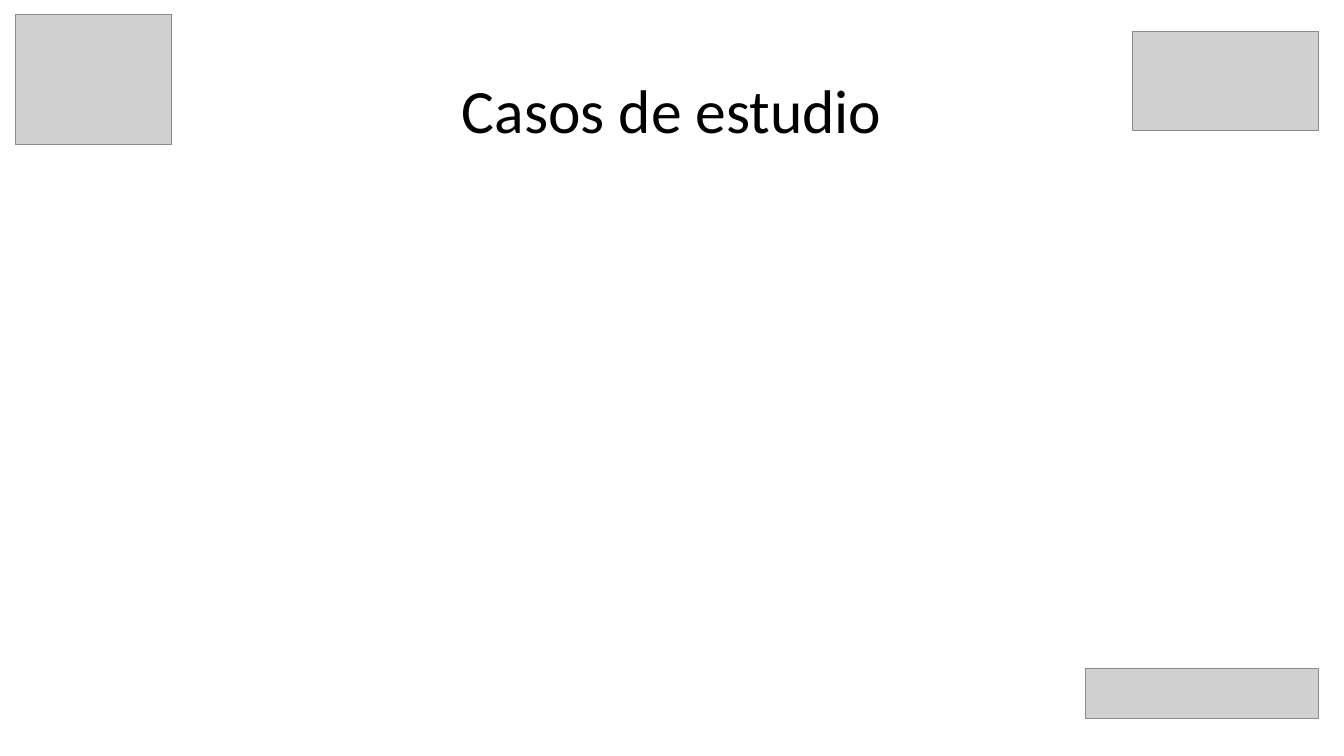
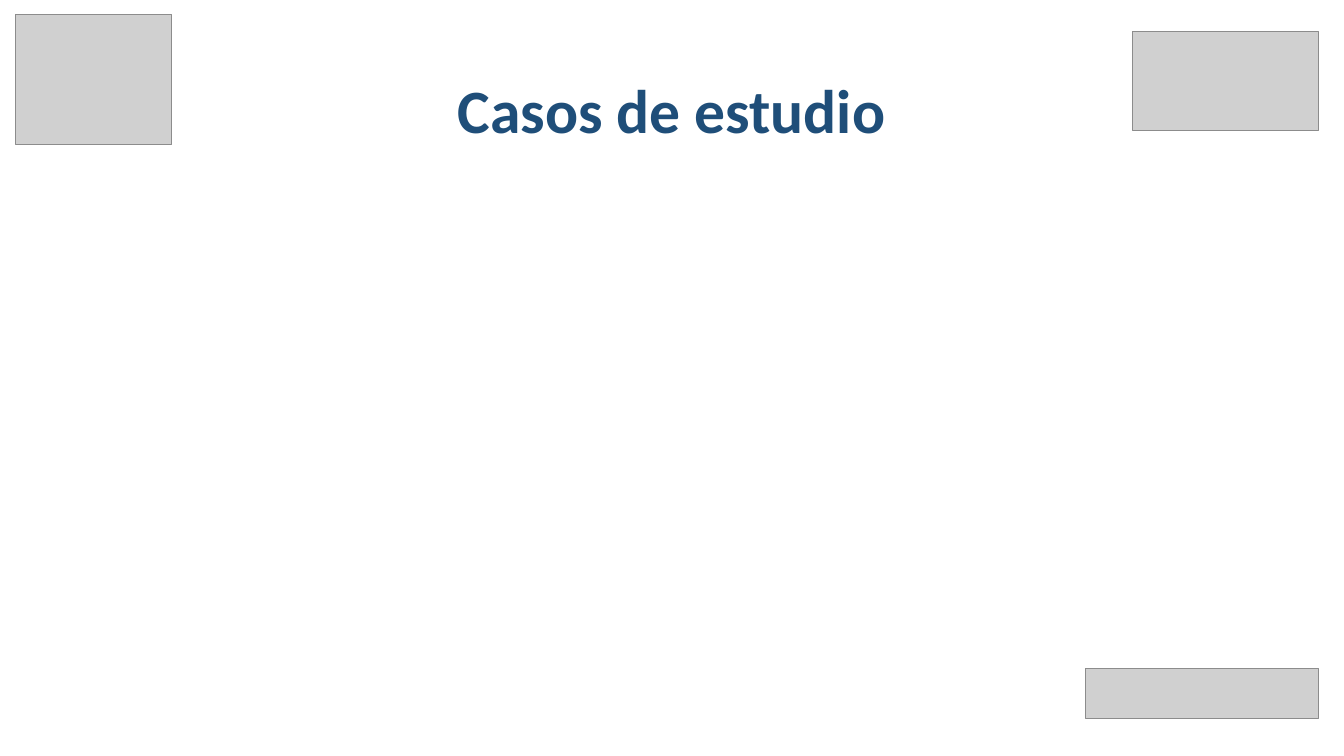
Before and after one commit to EmilioLdelaFuente/tfg, a slide deck: slide 15 of tfgPP.pptx (slide 10 before the commit). Drawn at 1344x756 pixels with LibreOffice and Linux fonts; fonts in the diff are those of the drawing; grey boxes stand for pictures. Boxes give left, top, right and bottom in pixels: in the first picture for what was removed or moved away, otherwise in the second. Text is boxed around its words. In the diff, an @@ line names an element or a change of style, - is before the commit and + after.

```diff
--- a/tfgPP.pptx
+++ b/tfgPP.pptx
@@ title "Casos de estudio" at (458,89,885,134): text colour #000000 to #1F4E79, bold on @@
```
Also in this commit, not shown: 8 other slides changed, 6 slides added.
